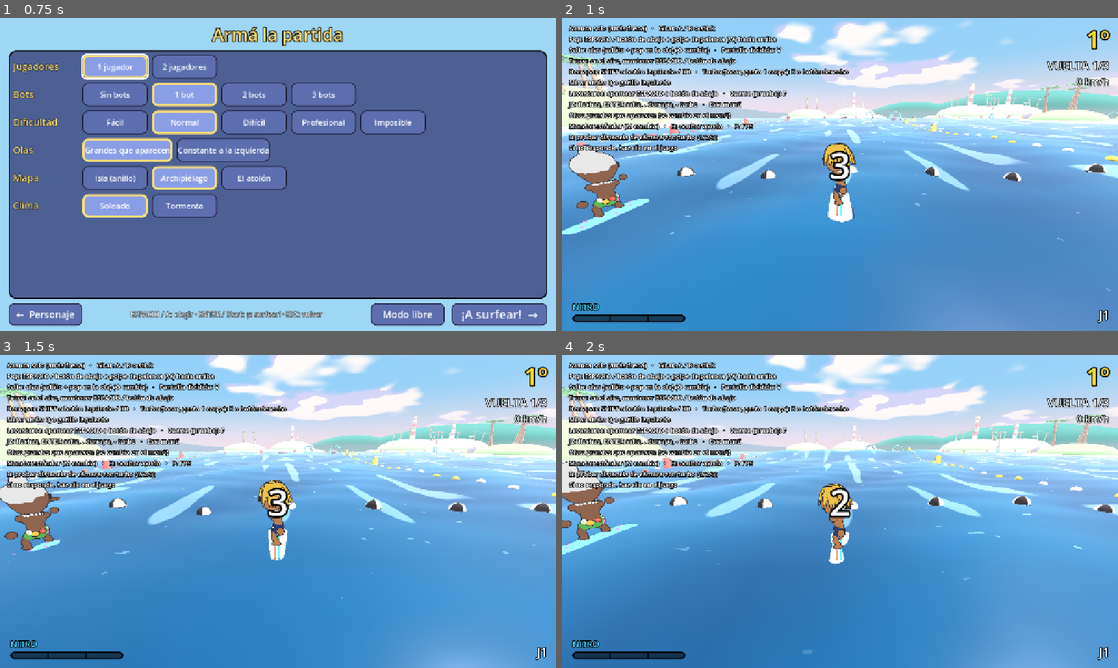
Above: before the commit, frames 1-4 (two rows, left to right).
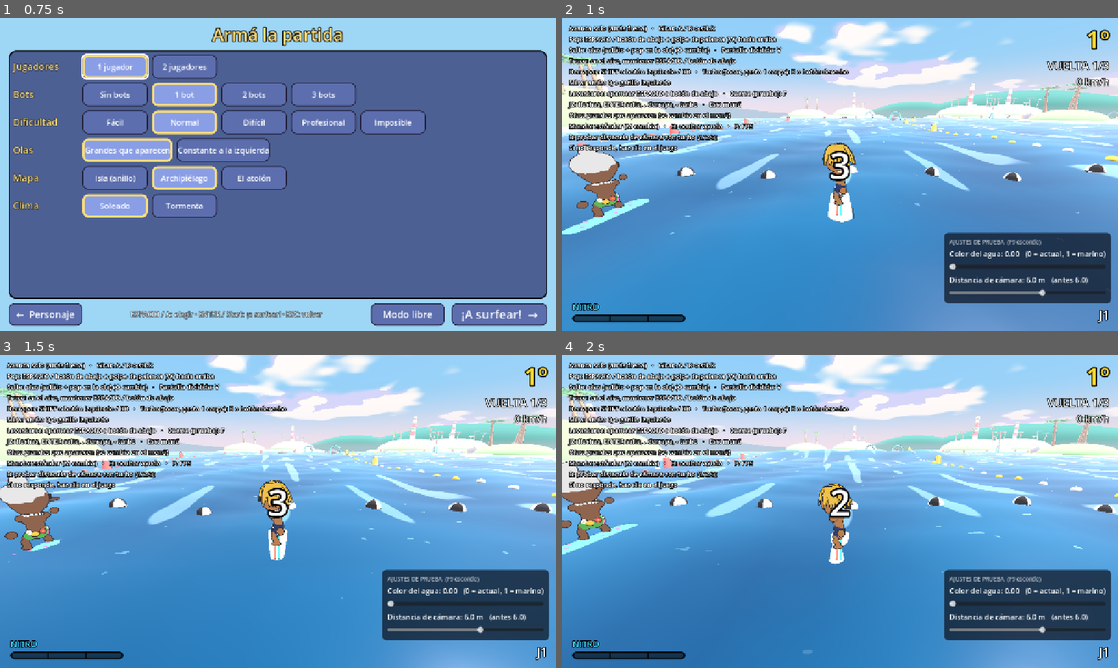
Above: after the commit, the same moments.

Repository: asimplesurfer/simplesurf
Game: Godot game, scene res://ui/menus/character_select.tscn
Two runs of this game, one before a commit and one after it. Both use one fixed random seed, a clock stepped at 60 frames per second and the inputs below. Sound files missing from this copy of the repository are replaced by a short silence.
Inputs (mouse positions are in pixels of both pictures, inside the frame that each line leads up to):
- Up to frame 1 (0.75 s): tap Enter (ui_accept) at 0.5 s; move the mouse to (400, 158) at 0.52 s; hold D (p1_right) from 0.53 s (still down); hold Space (p1_a) from 0.53 s (still down); click (400, 158) at 0.67 s
- Up to frame 2 (1 s): keep holding D (p1_right); keep holding Space (p1_a); tap Enter (ui_accept) at 0.77 s
- Up to frame 3 (1.5 s): release D (p1_right) at 1.25 s; release Space (p1_a) at 1.25 s; drag from (166, 527) to (250, 574) at 1.27 s
- Up to frame 4 (2 s): no input

Frame 1 is identical in both runs. In frame 2, 6.8% of the frame differs, in the area x 68-99%, y 68-92%; in frame 3, 6.8%; in frame 4, 6.8%.

Commit message:
Panel de ajustes de prueba: color del agua y distancia de la cámara
Dos sliders con el número a la vista (abajo a la derecha, F9 lo esconde):
- Color del agua: 0 = el de siempre, 1 = azul marino oscuro. Con tormenta el
  agua mantiene sus propios colores.
- Distancia de la cámara (3 a 8 m, antes 6). Con turbo la cámara va a la misma
  distancia de siempre (8,3 m), aunque la normal se acerque.
Los valores se guardan y siguen al reiniciar. Tests nuevos en el modo libre.

Co-Authored-By: Claude Opus 5.5 <noreply@anthropic.com>
Claude-Session: https://claude.ai/code/session_0158oNfJa2g5qsqyuATh8Mjh

Diff:
--- a/core/camera/chase_camera.gd
+++ b/core/camera/chase_camera.gd
@@ -3,6 +3,7 @@
 ## Cámara que sigue al Rider desde atrás. Una por jugador (player_index).
 
 @export var target_path: NodePath
+## Distancia normal: la del panel de ajustes (Tuning.camera_distance).
 @export var distance: float = 6.0
 @export var height: float = 2.7
 @export var look_height: float = 1.0
@@ -53,6 +54,7 @@
 	if target:
 		target.wave_punched.connect(func() -> void: shake(0.6))
 	_water = GameSession.find_in_scene(self, "water") as Water
+	Tuning.load_values()
 	if target:
 		global_position = _desired_position()
 		look_at(_look_point(), Vector3.UP)
@@ -122,7 +124,11 @@
 
 func _desired_position() -> Vector3:
 	var fallen := target.is_fallen()
-	var dist := fallen_distance if fallen else distance + boost_pullback() * _boost * _boost * (3.0 - 2.0 * _boost)
+	# Con turbo va a la misma distancia de siempre (la de antes + el alejamiento),
+	# aunque la normal se acerque con el panel de ajustes.
+	var normal := Tuning.camera_distance
+	var turbo := maxf(Tuning.CAMERA_DISTANCE_DEFAULT + boost_pullback(), normal)
+	var dist := fallen_distance if fallen else lerpf(normal, turbo, _boost * _boost * (3.0 - 2.0 * _boost))
 	var h := fallen_height if fallen else height
 	var base := target.global_position
 	base.y *= _follow_y
--- /dev/null
+++ b/core/debug/tuning.gd
@@ -0,0 +1,45 @@
+class_name Tuning
+extends RefCounted
+## Valores para probar en el momento (panel de ajustes, tecla F9): cuando quede
+## decidido cada número, pasa a ser el valor por defecto.
+## Se guardan en user://settings.cfg (sección "tuning") para que sigan al
+## reiniciar la partida.
+
+const PATH := "user://settings.cfg"
+
+## Agua: 0 = el color de siempre, 1 = azul marino oscuro.
+const WATER_DARK_DEFAULT := 0.0
+## Distancia de la cámara detrás del surfista (m).
+const CAMERA_DISTANCE_DEFAULT := 6.0
+const CAMERA_DISTANCE_MIN := 3.0
+const CAMERA_DISTANCE_MAX := 8.0
+
+static var water_dark: float = WATER_DARK_DEFAULT
+static var camera_distance: float = CAMERA_DISTANCE_DEFAULT
+## Se ve el panel (se cambia con F9).
+static var panel_visible: bool = true
+static var _loaded: bool = false
+
+
+static func load_values() -> void:
+	if _loaded:
+		return
+	_loaded = true
+	var cfg := ConfigFile.new()
+	if cfg.load(PATH) != OK:
+		return
+	water_dark = clampf(float(cfg.get_value("tuning", "water_dark", WATER_DARK_DEFAULT)), 0.0, 1.0)
+	camera_distance = clampf(
+		float(cfg.get_value("tuning", "camera_distance", CAMERA_DISTANCE_DEFAULT)),
+		CAMERA_DISTANCE_MIN, CAMERA_DISTANCE_MAX
+	)
+	panel_visible = bool(cfg.get_value("tuning", "panel_visible", true))
+
+
+static func save_values() -> void:
+	var cfg := ConfigFile.new()
+	cfg.load(PATH)
+	cfg.set_value("tuning", "water_dark", water_dark)
+	cfg.set_value("tuning", "camera_distance", camera_distance)
+	cfg.set_value("tuning", "panel_visible", panel_visible)
+	cfg.save(PATH)
--- a/tests/suites/test_sandbox.gd
+++ b/tests/suites/test_sandbox.gd
@@ -123,6 +123,38 @@
 		as_node is GameSession and not as_node is RaceManager,
 		"el modo libre no es una carrera (base común: GameSession)"
 	)
+	# Panel de ajustes de prueba: color del agua y distancia de la cámara.
+	await process_frame
+	var panel := m.get_node_or_null("Views/TuningPanel") as TuningPanel
+	_check(panel != null, "hay panel de ajustes con sliders")
+	var saved_dark := Tuning.water_dark
+	var saved_dist := Tuning.camera_distance
+	Tuning.water_dark = 1.0
+	await process_frame
+	var deep: Variant = water.shader_material().get_shader_parameter("deep_color")
+	_check(deep is Color and (deep as Color).is_equal_approx(Water.NAVY_COLORS["deep_color"]), "el slider del agua la lleva a azul marino")
+	Tuning.water_dark = 0.0
+	await process_frame
+	_check(water.shader_material().get_shader_parameter("deep_color") == null, "en 0 vuelve al color de siempre")
+	var chase := (m.get_node("Views") as SplitScreen).cameras[0]
+	var flat_dist := func() -> float:
+		var d := chase._desired_position() - r.global_position
+		return Vector2(d.x, d.z).length()
+	Tuning.camera_distance = 4.5
+	chase._boost = 0.0
+	_check(absf(flat_dist.call() - 4.5) < 0.01, "el slider acerca la cámara (%.2f m)" % flat_dist.call())
+	chase._boost = 1.0
+	var turbo_close: float = flat_dist.call()
+	Tuning.camera_distance = Tuning.CAMERA_DISTANCE_DEFAULT
+	var turbo_default: float = flat_dist.call()
+	_check(
+		absf(turbo_close - turbo_default) < 0.01,
+		"con turbo la cámara queda a la misma distancia de siempre (%.2f m)" % turbo_close
+	)
+	chase._boost = 0.0
+	Tuning.water_dark = saved_dark
+	Tuning.camera_distance = saved_dist
+
 	# Reiniciar: la escena nueva entra antes de que se borre la vieja, y todo
 	# (surfista, olas, cámara) tiene que quedarse con el agua de la nueva.
 	sb.restart()
--- /dev/null
+++ b/ui/hud/tuning_panel.gd
@@ -0,0 +1,97 @@
+class_name TuningPanel
+extends PanelContainer
+## Panel de ajustes para probar (abajo a la derecha): color del agua y
+## distancia de la cámara, con el número a la vista. F9 lo muestra / esconde.
+## Los sliders no toman el foco: las flechas y el teclado siguen siendo del juego.
+
+var _water_slider: HSlider
+var _water_label: Label
+var _cam_slider: HSlider
+var _cam_label: Label
+
+
+func _ready() -> void:
+	Tuning.load_values()
+	# Pegado abajo a la derecha (crece hacia arriba y a la izquierda).
+	anchor_left = 1.0
+	anchor_right = 1.0
+	anchor_top = 1.0
+	anchor_bottom = 1.0
+	grow_horizontal = Control.GROW_DIRECTION_BEGIN
+	grow_vertical = Control.GROW_DIRECTION_BEGIN
+	offset_left = -330.0
+	offset_right = -16.0
+	offset_top = -170.0
+	offset_bottom = -64.0
+	size_flags_horizontal = Control.SIZE_SHRINK_END
+	size_flags_vertical = Control.SIZE_SHRINK_END
+	mouse_filter = Control.MOUSE_FILTER_STOP
+	focus_mode = Control.FOCUS_NONE
+	var style := StyleBoxFlat.new()
+	style.bg_color = Color(0.05, 0.07, 0.12, 0.72)
+	style.set_corner_radius_all(10)
+	style.set_content_margin_all(12)
+	add_theme_stylebox_override("panel", style)
+
+	var box := VBoxContainer.new()
+	box.add_theme_constant_override("separation", 6)
+	add_child(box)
+	var title := Label.new()
+	title.text = "AJUSTES DE PRUEBA  (F9 esconde)"
+	title.add_theme_font_size_override("font_size", 13)
+	title.modulate = Color(1, 1, 1, 0.7)
+	box.add_child(title)
+
+	_water_label = _label(box)
+	_water_slider = _slider(box, 0.0, 1.0, 0.01, Tuning.water_dark)
+	_water_slider.value_changed.connect(func(v: float) -> void:
+		Tuning.water_dark = v
+		_refresh())
+	_cam_label = _label(box)
+	_cam_slider = _slider(
+		box, Tuning.CAMERA_DISTANCE_MIN, Tuning.CAMERA_DISTANCE_MAX, 0.1, Tuning.camera_distance
+	)
+	_cam_slider.value_changed.connect(func(v: float) -> void:
+		Tuning.camera_distance = v
+		_refresh())
+	# Se guarda al soltar el slider (no a cada paso del arrastre).
+	_water_slider.drag_ended.connect(func(_c: bool) -> void: Tuning.save_values())
+	_cam_slider.drag_ended.connect(func(_c: bool) -> void: Tuning.save_values())
+	visible = Tuning.panel_visible
+	_refresh()
+
+
+func _label(parent: Control) -> Label:
+	var l := Label.new()
+	l.add_theme_font_size_override("font_size", 17)
+	parent.add_child(l)
+	return l
+
+
+func _slider(parent: Control, lo: float, hi: float, step: float, value: float) -> HSlider:
+	var s := HSlider.new()
+	s.min_value = lo
+	s.max_value = hi
+	s.step = step
+	s.value = value
+	s.focus_mode = Control.FOCUS_NONE
+	s.custom_minimum_size = Vector2(270.0, 24.0)
+	parent.add_child(s)
+	return s
+
+
+func _refresh() -> void:
+	_water_label.text = "Color del agua: %.2f   (0 = actual, 1 = marino)" % Tuning.water_dark
+	_cam_label.text = "Distancia de cámara: %.1f m   (antes %.1f)" % [
+		Tuning.camera_distance, Tuning.CAMERA_DISTANCE_DEFAULT
+	]
+
+
+func _unhandled_input(event: InputEvent) -> void:
+	var key := event as InputEventKey
+	if key and key.pressed and not key.echo and key.physical_keycode == KEY_F9:
+		Tuning.panel_visible = not Tuning.panel_visible
+		visible = Tuning.panel_visible
+		Tuning.save_values()
+		# Al guardar también quedan los valores de los sliders.
+		get_viewport().set_input_as_handled()
--- a/ui/split_screen/split_screen.gd
+++ b/ui/split_screen/split_screen.gd
@@ -43,6 +43,11 @@
 	box.mouse_filter = Control.MOUSE_FILTER_IGNORE
 	add_child(box)
 	_tune_shadows(humans.size())
+	if not spectating:
+		var panel := TuningPanel.new()
+		panel.name = "TuningPanel"
+		# Arriba de las vistas (se agrega después de armarlas).
+		add_child.call_deferred(panel)
 	for i in humans.size():
 		var rider := humans[i]
 		var container := SubViewportContainer.new()
--- a/world/storm.gd
+++ b/world/storm.gd
@@ -247,6 +247,7 @@
 	w.waves = list
 	w.speed_scale *= CHOP_SPEED
 	water.waves = w
+	water.storm_colors = true
 	var mat := water.shader_material()
 	w.apply_to(mat)
 	_set_water(mat, "deep_color", Color(0.05, 0.15, 0.23))
@@ -288,6 +289,7 @@
 		_orig_waves.apply_to(mat)
 		for param in _orig_params:
 			mat.set_shader_parameter(param, _orig_params[param])
+		_water.storm_colors = false
 	if is_instance_valid(_wave_manager):
 		_wave_manager.amplitude_min = _orig_amp.x
 		_wave_manager.amplitude_max = _orig_amp.y
--- a/world/water/water.gd
+++ b/world/water/water.gd
@@ -39,6 +39,29 @@
 ## Altura mínima de una ola para que atravesarla cuente como chapuzón (m).
 const BIG_WAVE_MIN := 1.0
 
+## Colores del agua de día: los de siempre (los del shader) y el azul marino
+## al que se va con Tuning.water_dark = 1.
+const DAY_COLORS := {
+	"deep_color": Color(0.03, 0.2, 0.34),
+	"shallow_color": Color(0.08, 0.35, 0.48),
+	"wave_color": Color(0.14, 0.55, 0.6),
+	"outside_color": Color(0.03, 0.15, 0.27),
+	"rising_color": Color(0.02, 0.14, 0.28),
+}
+const NAVY_COLORS := {
+	"deep_color": Color(0.01, 0.06, 0.17),
+	"shallow_color": Color(0.03, 0.13, 0.3),
+	"wave_color": Color(0.06, 0.27, 0.42),
+	"outside_color": Color(0.01, 0.05, 0.14),
+	"rising_color": Color(0.01, 0.05, 0.15),
+}
+## Mientras hay tormenta, el agua tiene sus propios colores (no se tocan).
+var storm_colors: bool = false:
+	set(value):
+		storm_colors = value
+		_applied_dark = -1.0
+var _applied_dark: float = -1.0
+
 var _plane: ArrayMesh
 var _material: ShaderMaterial
 ## Cada uno: {node: Node3D, mesh: MeshInstance3D}
@@ -57,6 +80,7 @@
 
 	_material = ShaderMaterial.new()
 	_material.shader = SHADER
+	Tuning.load_values()
 	waves.apply_to(_material)
 
 	_plane = _build_mesh()
@@ -178,6 +202,8 @@
 
 
 func _process(_delta: float) -> void:
+	if not storm_colors and _applied_dark != Tuning.water_dark:
+		_apply_day_colors(Tuning.water_dark)
 	for f in _followers:
 		if is_instance_valid(f.node):
 			_snap(f.mesh, f.node)
@@ -483,3 +509,14 @@
 		rb = ring_wave.shader_b()
 	_material.set_shader_parameter("ring_a", ra)
 	_material.set_shader_parameter("ring_b", rb)
+
+
+## Color del agua de día entre el de siempre (0) y azul marino (1). En 0 deja
+## los valores del shader (sin parámetros puestos).
+func _apply_day_colors(dark: float) -> void:
+	_applied_dark = dark
+	for param in DAY_COLORS:
+		if dark <= 0.0001:
+			_material.set_shader_parameter(param, null)
+		else:
+			_material.set_shader_parameter(param, (DAY_COLORS[param] as Color).lerp(NAVY_COLORS[param], dark))
Not shown, added: core/debug/tuning.gd.uid
Not shown, added: ui/hud/tuning_panel.gd.uid
